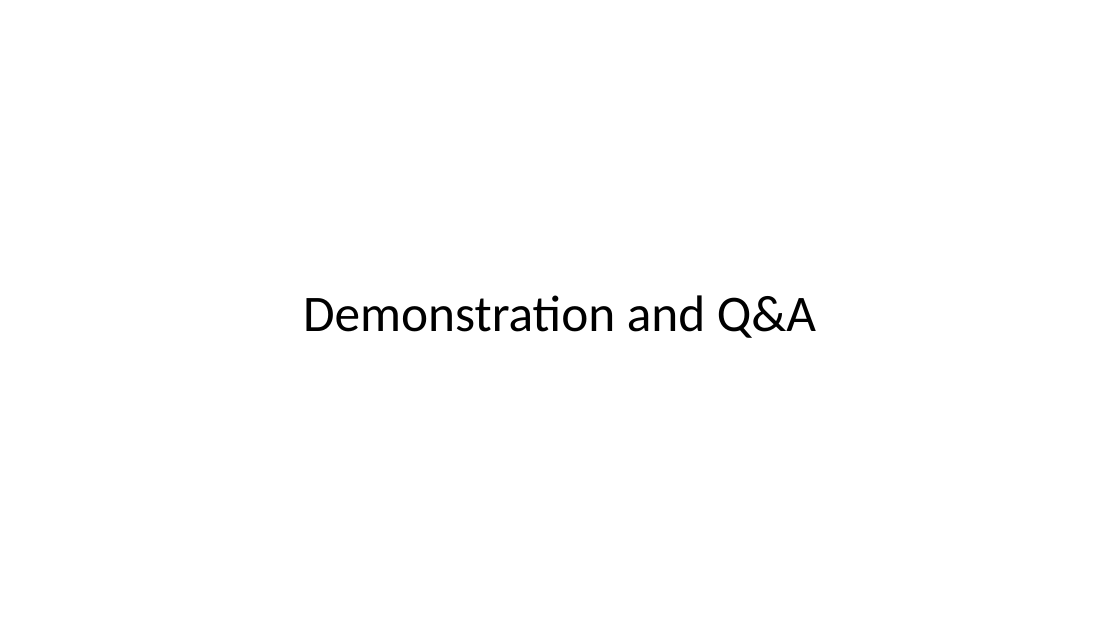
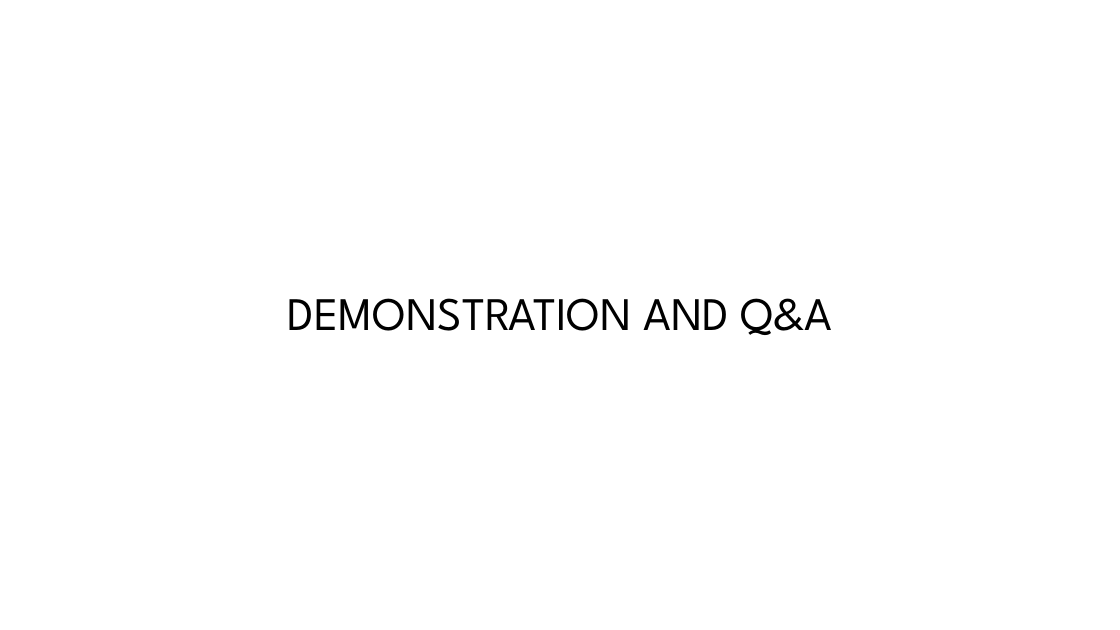
Before and after one commit to Andrew-Rendler/CSPB-3308-Project---Crypto-Tracker, a slide deck: slide 15 of CryptoTrackerPrez.pptx (slide 11 before the commit). Drawn at 1120x630 pixels with LibreOffice and Linux fonts; fonts in the diff are those of the drawing; background and template pictures are left out. Boxes give left, top, right and bottom in pixels: in the first picture for what was removed or moved away, otherwise in the second. Text is boxed around its words. In the diff, an @@ line names an element or a change of style, - is before the commit and + after.

```diff
--- a/CryptoTrackerPrez.pptx
+++ b/CryptoTrackerPrez.pptx
@@ title at (x1=288, y1=298, x2=832, y2=335): text changed; size 44 to 40 pt; font Calibri to League Spartan @@
-Demonstration and Q&A
+DEMONSTRATION AND Q&A
```
Also in this commit, not shown: 8 other slides changed, 6 slides added, 2 slides removed.
